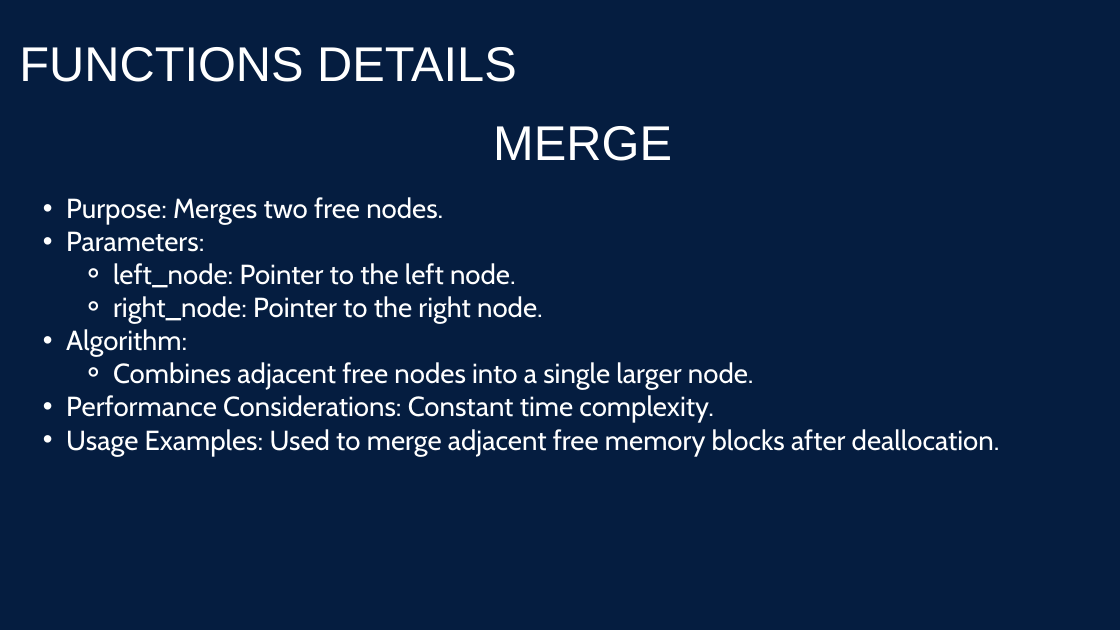
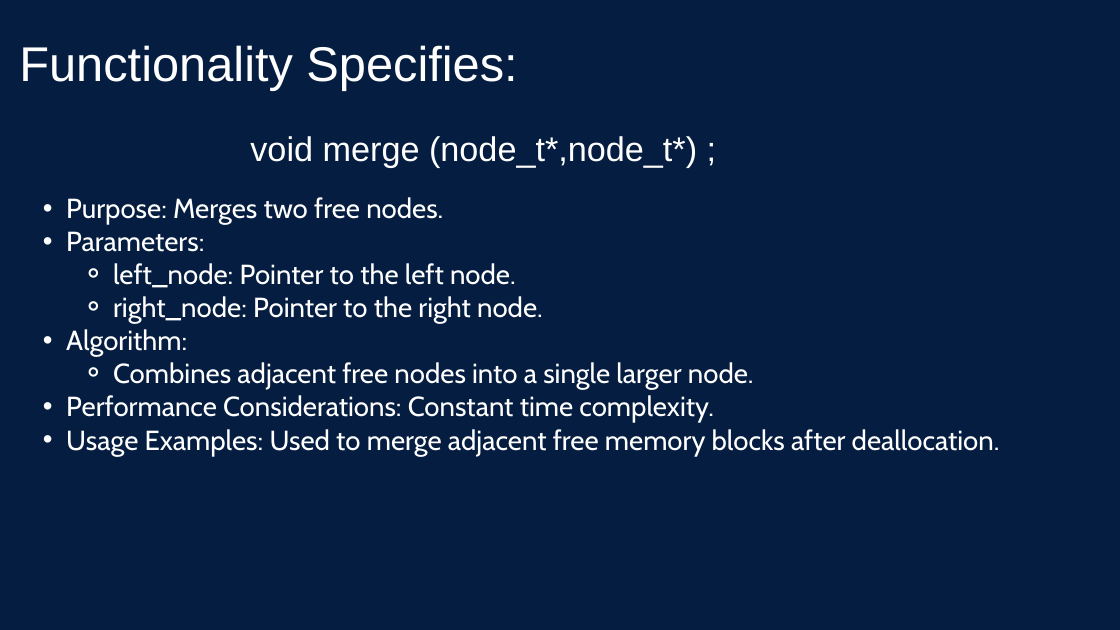
Before and after one commit to m7meda7medd/STM_SystemProgramming_Linux_Tasks, a slide deck: slide 26 of HeapMemoryManager/Presentation/HMM_Presentation.pptx (slide 27 before the commit). Drawn at 1120x630 pixels with LibreOffice and Linux fonts; fonts in the diff are those of the drawing. Boxes give left, top, right and bottom in pixels: in the first picture for what was removed or moved away, otherwise in the second. Text is boxed around its words. In the diff, an @@ line names an element or a change of style, - is before the commit and + after.

```diff
--- a/HeapMemoryManager/Presentation/HMM_Presentation.pptx
+++ b/HeapMemoryManager/Presentation/HMM_Presentation.pptx
@@ text at (19, 45, 517, 91): text changed @@
-FUNCTIONS DETAILS
+Functionality Specifies:
@@ text at (250, 136, 697, 168): text changed; size 62.7 to 44 pt @@
-MERGE
+void merge (node_t*,node_t*) ;
```
Also in this commit, not shown: 23 other slides changed, 14 slides added, 14 slides removed.
